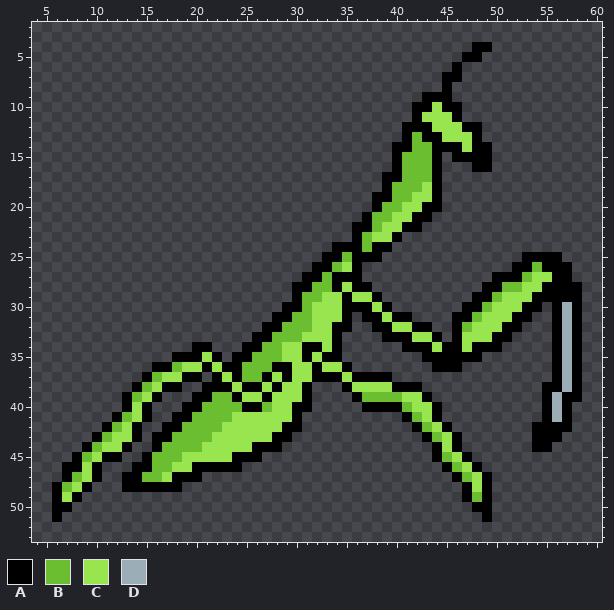
Two versions of one pixel-art file, Assets/Aseprite/mantis.aseprite. The first picture shows the starting point.
64x64 pixels, 1 frame. Shown: x 4..60, y 2..53.
Visible layers, top first: "Layer 2", "Layer 1".
Palette (. is transparent): A #000000  B #6abe30  C #99e550  D #9badb7
Pixels before, first column x 6:
 4 ..........................................AA.........
 5 .........................................AA..........
 6 ........................................A............
 7 .......................................AA............
 8 .......................................A.............
 9 .....................................AAA.............
10 ....................................AACAA............
11 ....................................ACCCA............
12 ...................................AAACCCAA..........
13 ...................................ABAACCCA..........
14 ..................................AABBAAACAA.........
15 ..................................ABBBA.AAAA.........
16 ..................................ABBBA...AA.........
17 .................................AABBBA..............
18 .................................ABBBCA..............
19 ................................AABBCCA..............
20 ................................ABBCCAA..............
21 ...............................ABBCCAA...............
22 ..............................AABCCAA................
23 ..............................ABCCA..................
24 ............................AAABAA...................
25 ...........................AABAAA..............AAAA..
26 ..........................AABCA...............AABAAA.
27 .........................AABAAA.............AAABCCAA.
28 ........................AABBACAA...........AABBCCAAAA
29 ........................ABBCCACCA.........AABCCCAAAAA
30 .......................AABCCCAAACA.......AABCCCAA.ADA
31 ......................AABBCCCA.AACAA....AABCCCAA..ADA
32 .....................AABBBCCAA..AACCAA..ABCCCAA...ADA
33 ....................AABBBCCCA....AAACCA.ACCCAA....ADA
34 ..............AA...AABBCCAACA......AAACAACAAA.....ADA
35 ............AAACA.AABBBCCACAA........AAAAAA.......ADA
36 ..........AABCCACAABBBAACCACCA........AAA.........ADA
37 .........ABCCAA.ACABBACACCAAACAAAA................ADA
38 ........ABCAA..AAACAACACCA...ACCCCAAA............AADA
39 .......ABCA...AABBACCACCCA....ABBBBCCA...........ADAA
40 .......ACA...AABBBBAABCCAA.....AAAABCCA..........ADA.
41 ......ABCA..AABBBBCCCCCCA..........ABCA..........ADA.
42 .....ABCA..AABBBBCCCCCCAA...........ABCA........AAAA.
43 ....ABCCA.AABBBBCCCCCCAA.............ABCA.......AAA..
44 ...ABCCA..ABBBBCCCCCAAA...............ACA.......AA...
45 ..ABCAA..ABBBCCCCCAAA.................ABCA...........
46 .AACA...AABBCCAAAAA....................ABCA..........
47 .ABCA..AABBCAAA.........................ABCA.........
48 ABCA...AAAAAA............................ACA.........
49 ACA......................................ABA.........
50 AA........................................AA.........
51 A..........................................A.........
The result:
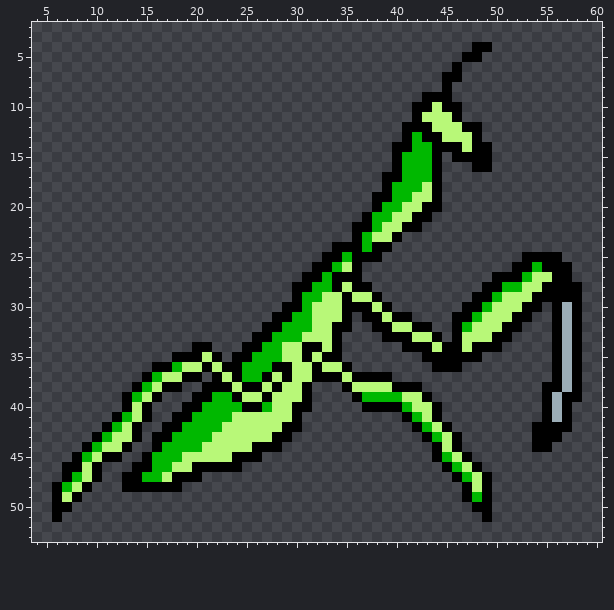
What changed:
colour B: #6abe30 -> #00b800
colour C: #99e550 -> #b8f878
Boxes around the changes in both pictures, in picture pixels (x1, y1, x2, y2):
changed: (62, 102, 552, 502)
